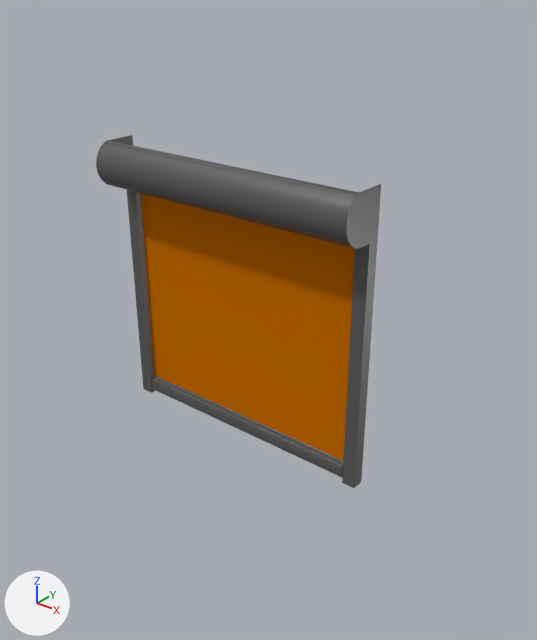
An edit to the Blender file models/products/VSZ_rund.blend, drawn before and after from the same camera.
Rendered twice from a 50 mm lens placed at (1.81, -1.89, 1.27), pointed at (0.14, 0.2, -0.03). Every picture has the same lights, and +X, +Y and +Z are marked at lower left.
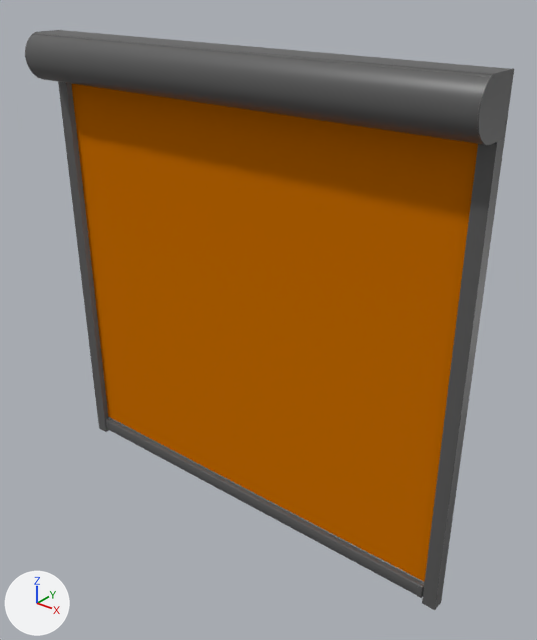
Edits to the bpy script that builds the scene:
```text
Change me_plane_005:
    where me_plane_005.from_pydata(...)  # 4 vertices, 1 face; spans x -1.0..1.0, y -1.0..1.0, z 0.0
    used by ob_plane_001; location = (0.0, 0.185, -0.048); rotation_euler = (-1.571, 0.0, -3.142), in degrees (-90, 0, -180); scale = (0.568, 0.505, 0.568)
    me_plane_005 part 1
    me_plane_005.vertices[0].co: (-1.0, -1.0, 0.0) -> (-1.69, -1.78, 0.0)
    me_plane_005.vertices[1].co: (1.0, -1.0, 0.0) -> (1.68, -1.78, 0.0)
    me_plane_005.vertices[2].co: (-1.0, 1.0, 0.0) -> (-1.69, 1.78, 0.0)
    me_plane_005.vertices[3].co: (1.0, 1.0, 0.0) -> (1.68, 1.78, 0.0)
Change me_cube_001:
    where me_cube_001.from_pydata(...)  # 8 vertices, 6 faces; spans x -1.0..1.0, y -1.0..1.0, z -1.0..1.0
    used by ob_cube_001; location = (-0.576, 0.184, -0.093); scale = (0.0281, 0.0259, 0.506)
    me_cube_001 part 2: the whole mesh is scaled about its middle by (1, 1, 1.78), then moved by (-13.85, 0.0, 0.0)
Change me_cube_002:
    where me_cube_002.from_pydata(...)  # 8 vertices, 6 faces; spans x -1.0..1.0, y -1.0..1.0, z -1.0..1.0
    used by ob_cube_002; location = (0.576, 0.184, -0.093); scale = (0.0281, 0.0259, 0.506)
    me_cube_002 part 3: the whole mesh is scaled about its middle by (1, 1, 1.78), then moved by (14.0, 0.0, 0.0)
Change me_cylinder_010:
    where me_cylinder_010.from_pydata(...)  # 46 vertices, 25 faces; spans x -0.092..0.1, y -0.099..0.101, z -0.001..0.004
    used by ob_cylinder_003; location = (0.6, 0.109, 0.513); rotation_euler = (0.0, 1.571, 0.0), in degrees (0, 90, 0)
    me_cylinder_010 part 4: the whole mesh is moved by (-0.393, 0.0, 0.393)
Change me_cylinder_013:
    where me_cylinder_013.from_pydata(...)  # 46 vertices, 25 faces; spans x -0.092..0.1, y -0.099..0.101, z -0.001..0.004
    used by ob_cylinder_004; location = (-0.603, 0.109, 0.513); rotation_euler = (0.0, 1.571, 0.0), in degrees (0, 90, 0)
    me_cylinder_013 part 5: the whole mesh is moved by (-0.393, 0.0, -0.389)
Change me_vs_z_fme90ų_contra_009:
    where me_vs_z_fme90ų_contra_009.from_pydata(...)  # 1154 vertices, 1764 faces; spans x -348.0..348.0, y 3.0..31.0, z -390.0..-346.0
    used by ob_vs_z_fme90ų_contra_004; location = (0.0, 0.21, 0.0); rotation_euler = (0.0, 0.0, -3.142), in degrees (0, 0, -180); scale = (0.00151, 0.00151, 0.00151)
    me_vs_z_fme90ų_contra_009 part 6: the whole mesh is multiplied about its middle by the matrix ((1.744, 0.0, 0.0), (0.0, 1.0, 0.0), (0.0, 0.0, 1.0)), then moved by (-1.0, 0.0, -260.0)
Change me_vs_z_fme_hcn_contra_004:
    where me_vs_z_fme_hcn_contra_004.from_pydata(...)  # 222 vertices, 422 faces; spans x -397.0..397.0, y 84.0..100.0, z 393.0..400.0
    used by ob_vs_z_fme_hcn_contra_003; location = (0.0, 0.21, 0.0); rotation_euler = (0.0, 0.0, -3.142), in degrees (0, 0, -180); scale = (0.00151, 0.00151, 0.00151)
    me_vs_z_fme_hcn_contra_004 part 7: the whole mesh is scaled about its middle by (1.65, 1, 1), then moved by (-1.0, 0.0, 260.0)
Change me_vs_z_fme_hcn_contra_003:
    where me_vs_z_fme_hcn_contra_003.from_pydata(...)  # 916 vertices, 1828 faces; spans x -397.0..397.0, y 38.0..132.0, z 267.0..396.0
    used by ob_vs_z_fme_hcn_contra_004; location = (0.0, 0.21, 0.0); rotation_euler = (0.0, 0.0, -3.142), in degrees (0, 0, -180); scale = (0.00151, 0.00151, 0.00151)
    me_vs_z_fme_hcn_contra_003 part 8: the whole mesh is scaled about its middle by (1.65, 1, 1), then moved by (-1.0, 0.0, 260.0)
Add me_plane:
    me_plane.from_pydata([(-0.99, -0.05, 0.0), (0.99, -0.05, 0.0), (-0.99, 0.08, 0.0), (0.99, 0.08, 0.0), (-0.99, 0.08, -0.19), (0.99, 0.08, -0.19), (-0.99, 0.07, -0.19), (0.99, 0.07, -0.19)], [], [(0, 1, 3, 2), (2, 3, 5, 4), (4, 5, 7, 6)])
    me_plane.polygons.foreach_set('use_smooth', [True] * 3)
    me_plane.materials.append(mat_metal_001)  # dark grey #585858
Add ob_plane_002:
    ob_plane_002 = bpy.data.objects.new('Plane.002', me_plane)  # modifiers BEVEL
    ob_plane_002.location = (0.002, 0.133, 0.997)
    ob_plane_002.scale = (1.0, 1.0, 1.0)
```

What differs and where, as boxes (x1, y1, x2, y2) in the pictures (537 x 640 px):
'Plane.001', reshaped (88% wider, 86% taller)
    before: (140, 193, 355, 460)
    after: (72, 84, 478, 582)
'VS-Z_FME_HCN_Contra.004', mesh rescaled (74% wider, 7% taller)
    before: (97, 144, 366, 248)
    after: (26, 35, 494, 146)
'Cube.002', mesh rescaled (127% wider, 90% taller)
    before: (342, 240, 378, 487)
    after: (422, 139, 505, 609)
'VS-Z_FME90ų_Contra.004', reshaped (67% wider, 80% taller)
    before: (155, 377, 341, 475)
    after: (109, 418, 421, 595)
'Cube.001', mesh rescaled
    before: (127, 190, 154, 391)
    after: (58, 82, 108, 431)
'Cylinder.003', mesh moved
    before: (345, 184, 381, 249)
    after: (477, 68, 514, 145)
'VS-Z_FME_HCN_Contra.003', mesh rescaled (80% wider, 18% shorter)
    before: (104, 141, 359, 197)
    after: (33, 32, 493, 78)
'Plane.002', added
    after: (42, 30, 508, 73)
'Cylinder.004', mesh moved
    before: (96, 135, 133, 182)
    after: (25, 30, 58, 80)
